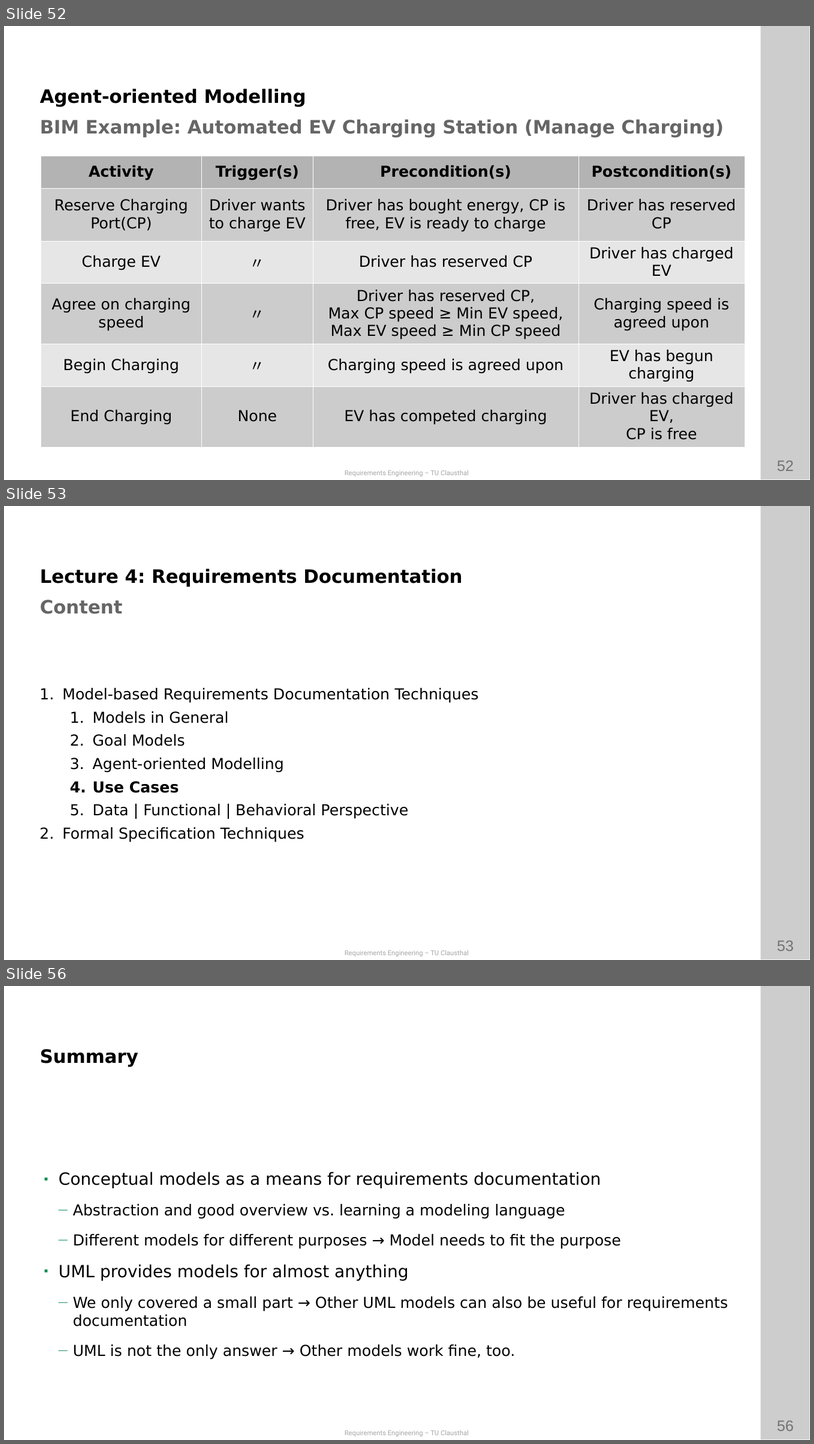
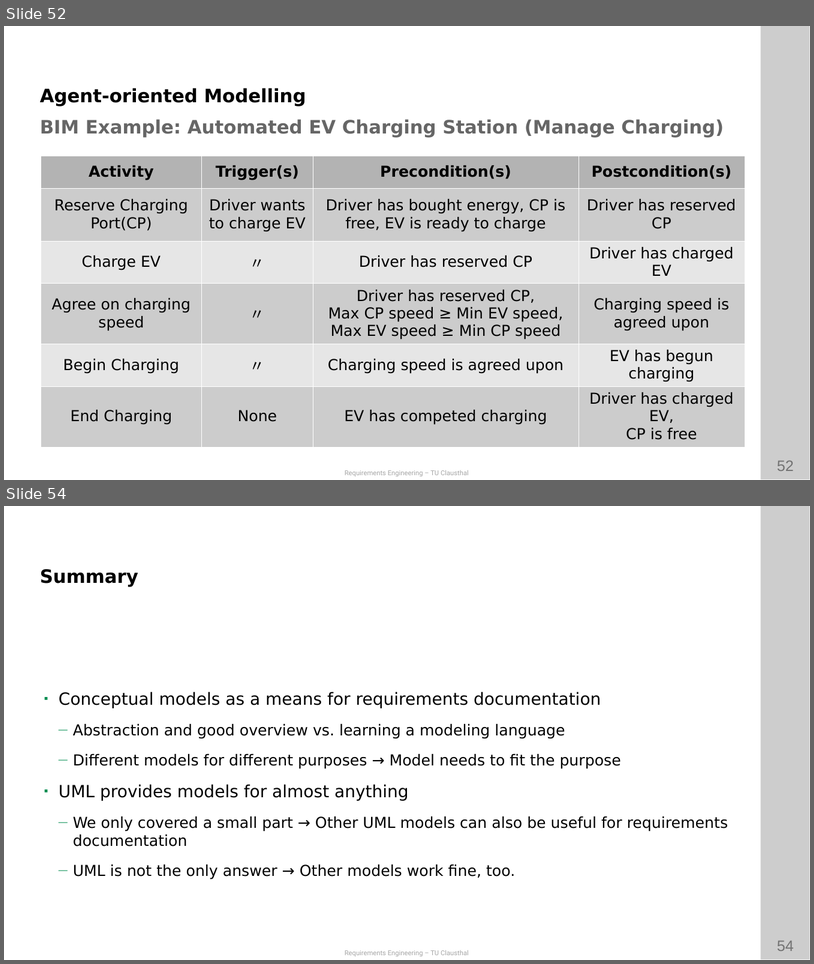
Before and after one commit to ETCE-LAB/teaching-material, a slide deck: Requirements-Engineering/RE-L08-Documentation--Model-based.pptx. Shown one above the other, each under a label of ours: slides 52, 53 and 56 before the commit, slides 52 and 54 after it; the slides between them are not shown. The pictures are 814x1444 and 814x964 pixels, drawn with LibreOffice and Linux fonts; fonts in the diff are those of the drawing; background and template pictures are left out. Boxes give left, top, right and bottom in pixels: in the first picture for what was removed or moved away, otherwise in the second. Text is boxed around its words. In the diff, an @@ line names an element or a change of style, - is before the commit and + after.

```diff
--- a/Requirements-Engineering/RE-L08-Documentation--Model-based.pptx
+++ b/Requirements-Engineering/RE-L08-Documentation--Model-based.pptx
@@ slide 53 removed at (x1=4, y1=506, x2=810, y2=960), background #FFFFFF; not listed: 4 template elements that a slide beside it also shows @@
@@ text removed at (x1=40, y1=568, x2=462, y2=587) @@
-Lecture 4: Requirements Documentation
@@ text removed at (x1=40, y1=600, x2=123, y2=614) @@
-Content
@@ text removed at (x1=62, y1=688, x2=479, y2=842) @@
-1. Model-based Requirements Documentation Techniques
-  1. Models in General
-  2. Goal Models
-  3. Agent-oriented Modelling
-  4. Use Cases
-  5. Data | Functional | Behavioral Perspective
-2. Formal Specification Techniques
@@ what was slide 56 is now slide 54 @@
@@ page number at (x1=777, y1=940, x2=794, y2=951): text changed @@
-56
+54
```
Also in this commit, not shown: 1 slide changed, 1 other slide removed, 1 other file.
